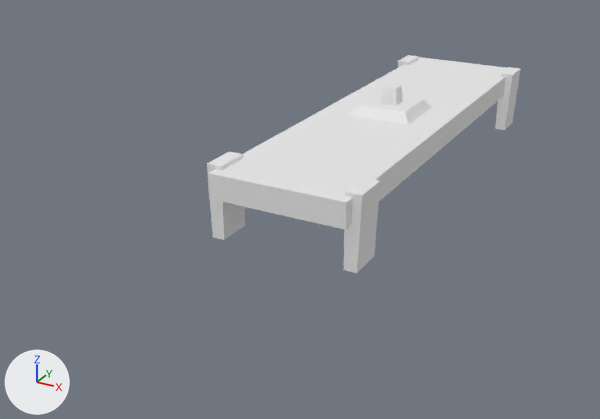
What one commit did to the OBJ model p2p/client/src/ProjectAssets/Models/crane/zeeKraanHook.obj.
Camera for both pictures: a camera (50 mm lens) standing at (4.72, -11.49, 7.05) and looking at (-0.98, -1.11, 1.86). The lights are fixed; the arrows at lower left show +X, +Y and +Z. Where no turn or scale is listed for an object, it has been applied to the vertices.

Names of what the first picture shows: 'Hook_Cube.006'.
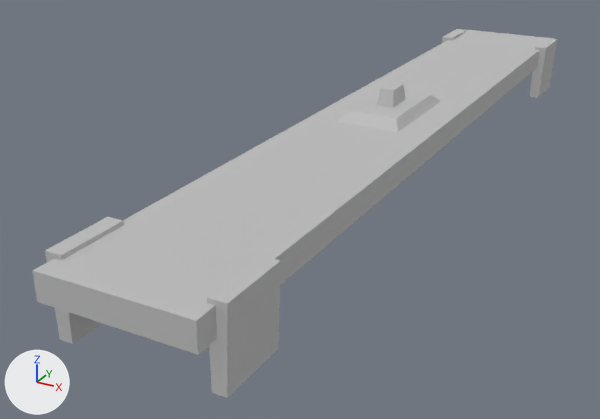
Location of each change, [x1, y1, x2, y2] in pixels of the pictures (600 x 419 px; the box of a moved part takes in the faces that stretch with it):
'Hook_Cube.006', reshaped (67% wider, 69% taller): before [207, 55, 520, 273]; after [33, 29, 557, 398]
part 1 of me_hook_cube_006, moved or reshaped: before [398, 55, 419, 67]; after [442, 29, 467, 43]
part 2 of me_hook_cube_006, moved or reshaped: before [495, 67, 520, 130]; after [529, 38, 557, 98]
part 3 of me_hook_cube_006, moved or reshaped: before [207, 152, 245, 240]; after [45, 217, 124, 344]
part 4 of me_hook_cube_006, moved or reshaped: before [343, 178, 380, 273]; after [207, 256, 281, 398]
part 5 of me_hook_cube_006, added: after [33, 30, 554, 355]
part 6 of me_hook_cube_006, moved or reshaped: before [349, 93, 432, 124]; after [337, 91, 441, 132]
part 7 of me_hook_cube_006, moved or reshaped: before [380, 84, 403, 106]; after [377, 83, 406, 108]
part 8 of me_hook_cube_006, deleted: before [208, 57, 507, 230]

Diff of the bpy script that builds the scene:
```diff
--- a/p2p/client/src/ProjectAssets/Models/crane/zeeKraanHook.obj.py
+++ b/p2p/client/src/ProjectAssets/Models/crane/zeeKraanHook.obj.py
@@ mat_none_003 @@
+mat_none_003 = principled_material('None.003')
+mat_none_003.base_color = (0.512, 0.512, 0.512)  # grey #bebebe
+mat_none_003.roughness = 1.0
@@ me_hook_cube_006 @@
 me_hook_cube_006.from_pydata(...)  # 56 vertices, 80 faces; spans x -1.08..1.08, y -3.54..3.54, z 2.32..3.68
 # used by ob_hook_cube_006; location = (0.0, 0.0, 0.0)
-me_hook_cube_006.materials.append(mat_none)  # white #e7e7e7
+# me_hook_cube_006 part 1: the loose piece of 8 vertices spanning x -1.08..-0.87, y 2.87..3.38, z 2.32..3.35 is scaled about its middle by (1, 1.83, 1), then moved by (0.0, 2.61, 0.0), in mat_none_003 (grey #bebebe)
+# me_hook_cube_006 part 2: the loose piece of 8 vertices spanning x 0.87..1.08, y 2.87..3.38, z 2.32..3.35 is scaled about its middle by (1, 1.83, 1), then moved by (0.0, 2.61, 0.0), in mat_none_003 (grey #bebebe)
+# me_hook_cube_006 part 3: the loose piece of 8 vertices spanning x -1.08..-0.87, y -3.38..-2.87, z 2.32..3.35 is scaled about its middle by (1, 1.83, 1), then moved by (0.0, -2.61, 0.0), in mat_none_003 (grey #bebebe)
+# me_hook_cube_006 part 4: the loose piece of 8 vertices spanning x 0.87..1.08, y -3.38..-2.87, z 2.32..3.35 is scaled about its middle by (1, 1.83, 1), then moved by (0.0, -2.61, 0.0), in mat_none_003 (grey #bebebe)
+# me_hook_cube_006 part 5: a new loose piece, a box spanning x -0.96..0.96, y -6.5..6.5, z 2.95..3.29, in mat_none_003 (grey #bebebe)
+# me_hook_cube_006 part 6: the loose piece of 8 vertices spanning x -0.6..0.6, y -0.6..0.6, z 3.15..3.43 is scaled about its middle by (1, 1.83, 1), in mat_none_003 (grey #bebebe)
+# me_hook_cube_006 part 7: the loose piece of 8 vertices spanning x -0.14..0.14, y -0.14..0.14, z 3.41..3.68 is scaled about its middle by (1, 1.83, 1), in mat_none_003 (grey #bebebe)
+# me_hook_cube_006 part 8: the loose piece of 8 vertices spanning x -0.96..0.96, y -3.54..3.54, z 2.95..3.29 is deleted
+me_hook_cube_006.materials.append(mat_none_003)  # grey #bebebe
```
